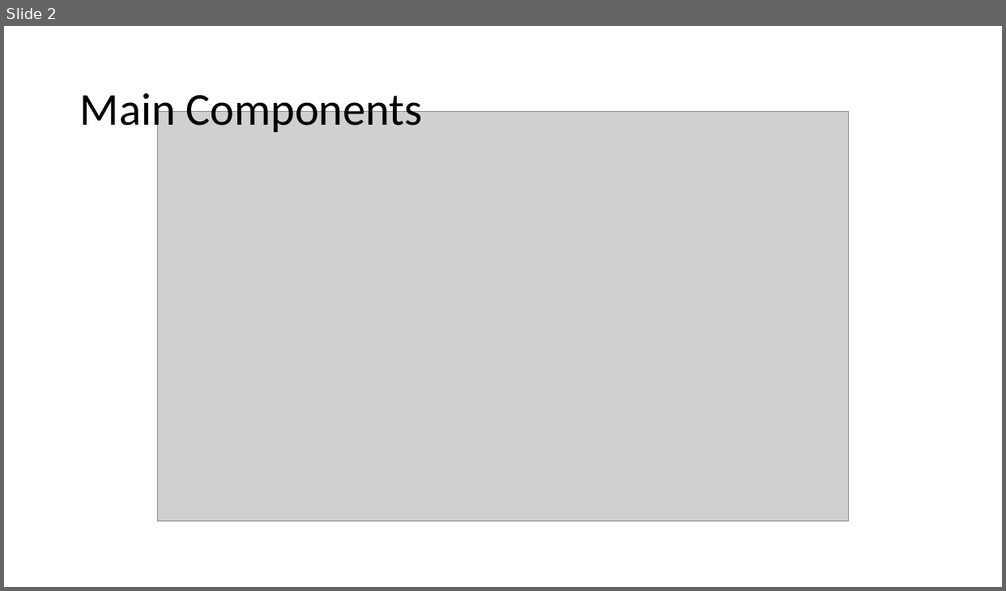
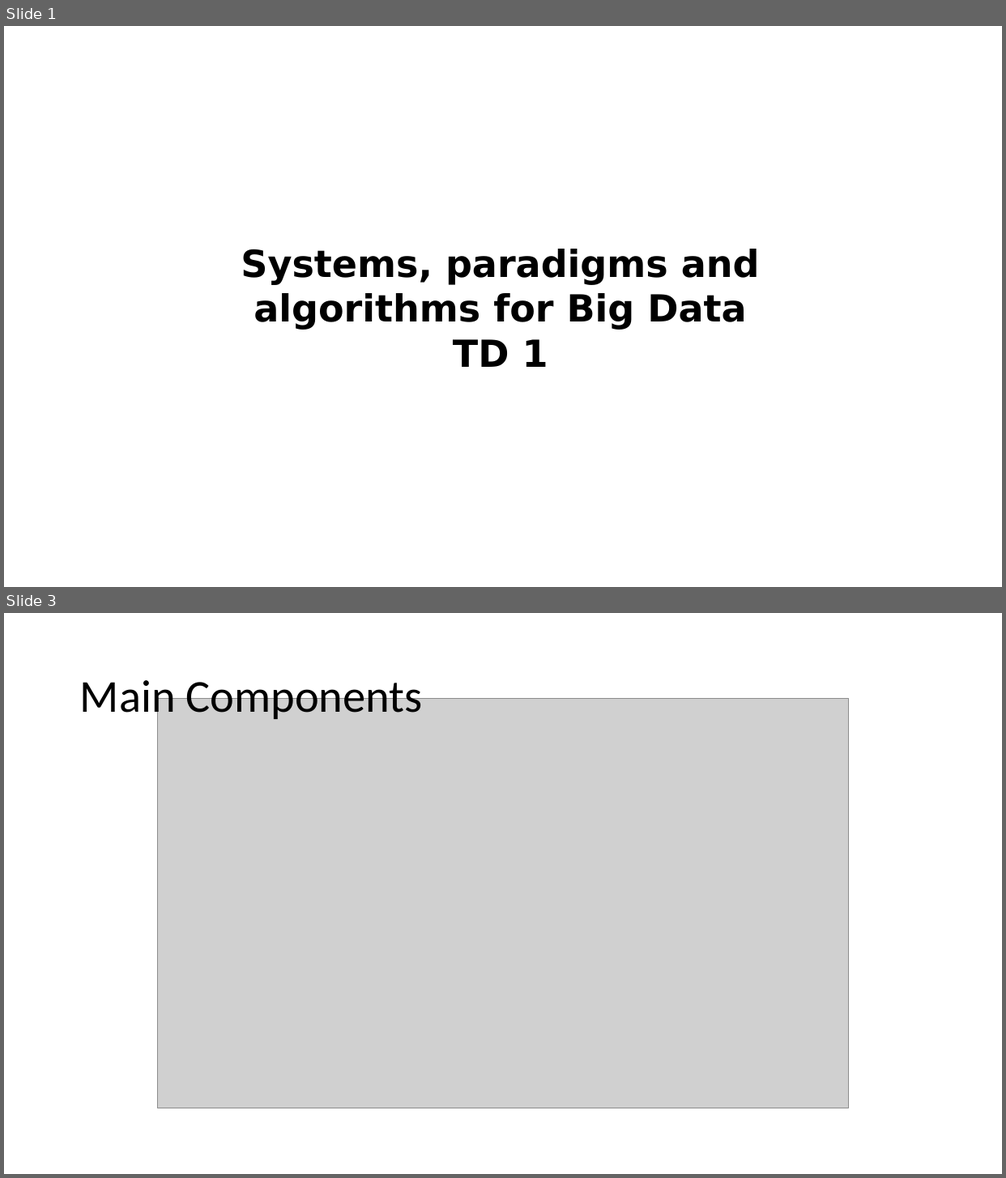
Before and after one commit to criteo-research/master-iasd, a slide deck: module4/td1/td1-spark-rdd.pptx. Shown one above the other, each under a label of ours: slide 2 before the commit, slides 1 and 3 after it; the slides between them are not shown. The pictures are 1006x591 and 1006x1178 pixels, drawn with LibreOffice and Linux fonts; fonts in the diff are those of the drawing; grey boxes stand for pictures. Boxes give left, top, right and bottom in pixels: in the first picture for what was removed or moved away, otherwise in the second. Text is boxed around its words. In the diff, an @@ line names an element or a change of style, - is before the commit and + after.

Commit message:
RDD : Change slides 1 to 6 and move pdf

```diff
--- a/module4/td1/td1-spark-rdd.pptx
+++ b/module4/td1/td1-spark-rdd.pptx
@@ slide 1 added at (4,26,1002,587), background #FFFFFF @@
@@ title added at (241,249,760,367), 35.9 pt, text #000000, bold @@
+Systems, paradigms and algorithms for Big Data
+TD 1
@@ what was slide 2 is now slide 3 @@
```
Also in this commit, not shown: 3 slides changed, 2 other files.
